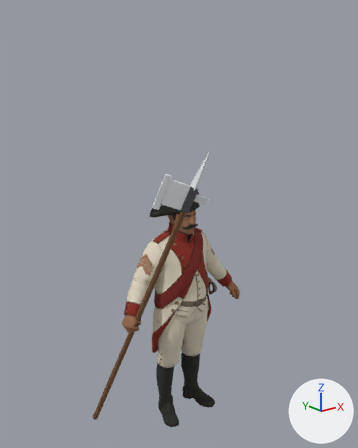
One commit to the glTF model assets/tropa/sargento3d/sargento_animado.glb: the scene before it, then after it.
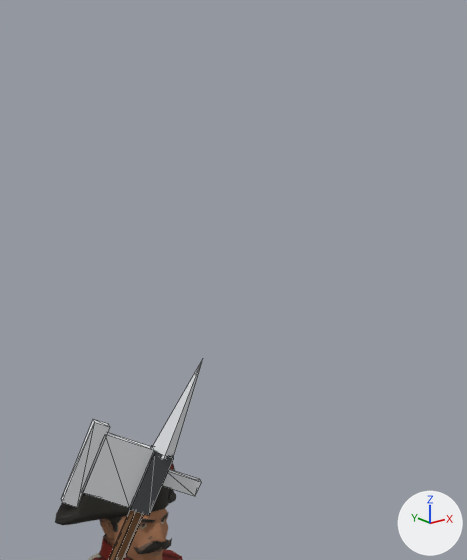
The first picture shows the older version from a camera (50 mm lens) standing at (-1.182, -1.456, 1.435) and looking at (-0.067, -0.063, 0.878). The close-ups show the older and then the newer version on the part from 35% to 89% of the width and 0% to 52% of the height of that picture. Only the edits that show in the close-ups are written down. The lights are fixed; the arrows at lower right show +X, +Y and +Z. The close-ups show mesh edges as thin lines. Where no turn or scale is listed for an object, it has been applied to the vertices.

Objects in the first close-up: 'alabarda', 'tripo_node_82cb8f26-6239-42c8-8ae5-21b308ae3b01'.
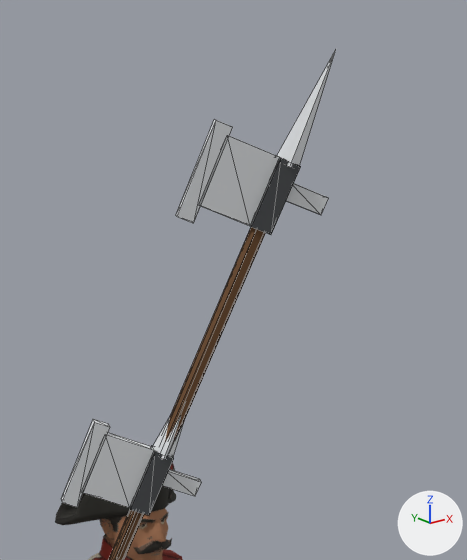
Pixel boxes (x1, y1, x2, y2) of what changed, in the close-ups (467 x 560 px):
'alabarda_mano', added
    after: (109, 50, 336, 560)
    faces in mat_acero (white #e5e7ea): (176, 50, 336, 226)
    faces in mat_madera (brown #6f4d30): (109, 227, 265, 560)
    faces in mat_hierro (dark grey #505255): (250, 157, 301, 235)

What the commit changed:
Object 'alabarda_mano' (ob_alabarda_mano) is new; it shows a copy of the mesh of ob_alabarda.
Its location is (-0.27, -0.007, 0.44).
